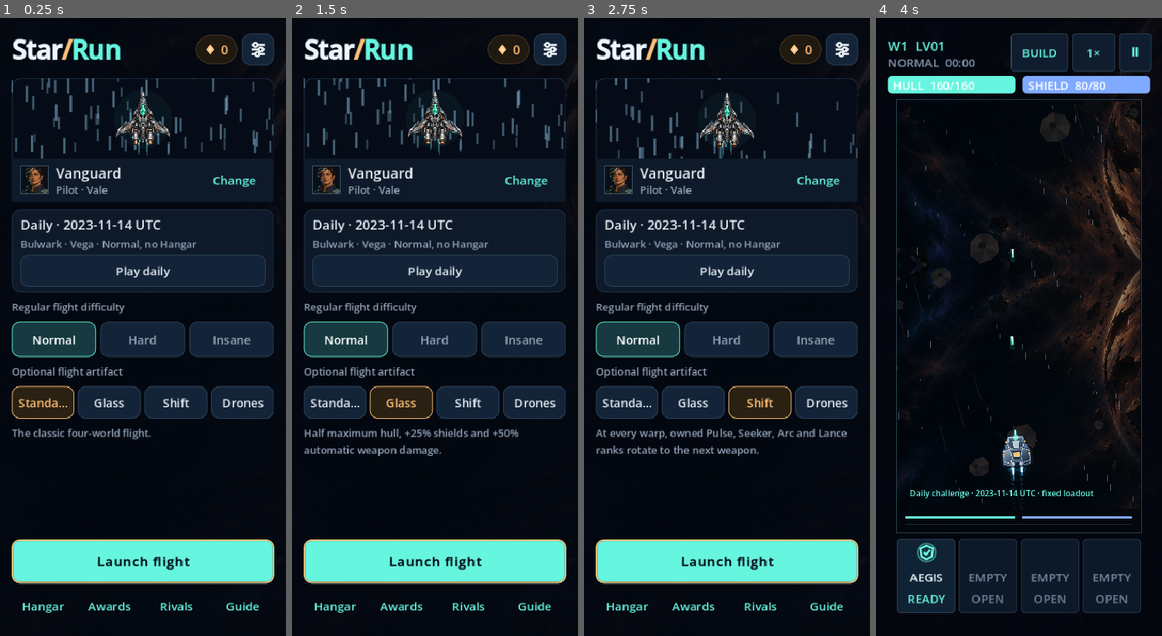
Above: before the commit, frames 1-4 (left to right).
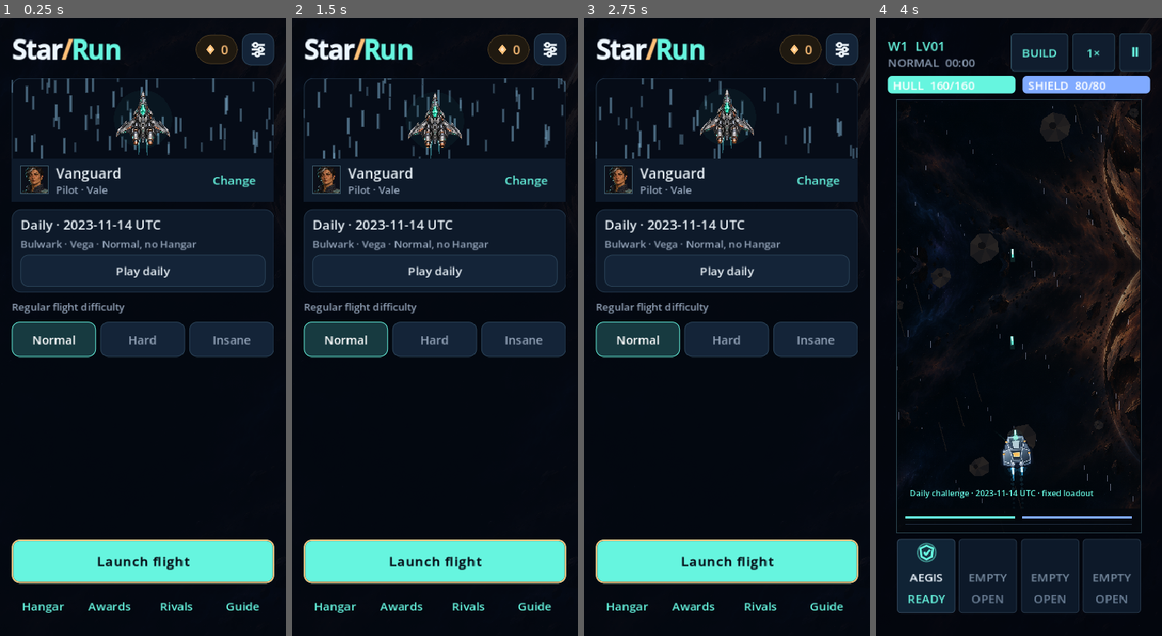
Above: after the commit, the same moments.

Repository: killjoy00/StarRun
Game: Godot game, scene res://scenes/main.tscn
Same seed, same stepped clock (60 frames per second), same inputs: the game is played once before the commit and once after it.
Inputs (mouse positions are in pixels of both pictures, inside the frame that each line leads up to):
- Up to frame 1 (0.25 s): no input
- Up to frame 2 (1.5 s): click (334, 401) at 0.5 s, where only the run before the commit has a clickable "Standard"; click (400, 401) at 1.25 s, where only the run before the commit has a clickable "Glass"
- Up to frame 3 (2.75 s): click (761, 401) at 2 s, where only the run before the commit has a clickable "Shift"
- Up to frame 4 (4 s): click (1119, 401) at 2.75 s, where only the run before the commit has a clickable "Drones"; click "Play daily" at 3.5 s

The runs differ from the first frame. In frame 1, 5.3% of the frame differs, in the area x 4-96%, y 56-69%; in frame 2, 7.8%, in the area x 4-96%, y 9-71%; in frame 3, 7.8%; in frame 4, less than 0.1%.

Commit message:
ui: move Artifacts from crowded title row into full-width loadout cards

Diff:
--- a/scripts/main.gd
+++ b/scripts/main.gd
@@ -660,12 +660,15 @@
 
 ## A full screen: header on top, body in the middle, actions pinned to the bottom
 ## where a thumb reaches them.
-func _page(alpha: float = 1.0, scroll: bool = true, width: float = 520.0) -> Dictionary:
+func _page(alpha: float = 1.0, scroll: bool = true, width: float = 520.0, phone_margin: float = 16.0) -> Dictionary:
 	_clear_overlay()
 	_backdrop(alpha)
 	var screen := get_viewport_rect().size
 	var inset := _insets()
-	var w := minf(width, screen.x - 32.0)
+	# Critical choice screens use 24pt phone gutters rather than the normal
+	# 16pt; never let text or buttons graze a screen edge.
+	var side_margin := phone_margin if _compact_ui() else 16.0
+	var w := minf(width, maxf(1.0, screen.x - side_margin * 2.0))
 	var frame := VBoxContainer.new()
 	frame.position = Vector2((screen.x - w) * 0.5, float(inset.top) + 4.0)
 	var reserved_ad_height := 64.0 if ad_banner_visible and mode in ["menu", "results"] else 0.0
@@ -1016,7 +1019,7 @@
 	Kit.label(names, "Pilot · " + _name_part(pilot.name, 0), 14, Kit.MUTED)
 	var change_button := _ui_button(loadout_row, "Change", _open_loadout.bind("menu"), "ghost", 44)
 	change_button.name = "ChangeLoadout"
-	change_button.tooltip_text = "Choose ship or pilot"
+	change_button.tooltip_text = "Choose ship, pilot, or flight artifact"
 	change_button.size_flags_vertical = Control.SIZE_SHRINK_CENTER
 	# The Daily is the same UTC challenge and starting ship for every player.
 	var daily: Dictionary = Progress.daily_setup(Progress.utc_day())
@@ -1060,17 +1063,6 @@
 		segment.tooltip_text = _difficulty_text(str(id))
 		segment.pressed.connect(_set_difficulty.bind(str(id)))
 		segments.add_child(segment)
-	# Optional run-rule variants stay separate from the shared Daily flight.
-	Kit.label(body, "Optional flight artifact", 14, Kit.MUTED)
-	var artifact_row := HBoxContainer.new()
-	artifact_row.add_theme_constant_override("separation", 5)
-	body.add_child(artifact_row)
-	for option in [{"id":"standard","short":"Standard"},{"id":"glass_fleet","short":"Glass"},{"id":"arsenal_roulette","short":"Shift"},{"id":"drone_armada","short":"Drones"}]:
-		var selected: bool = str(profile.get("artifact","standard")) == str(option.id)
-		var artifact_button := _ui_button(artifact_row, str(option.short), _set_artifact.bind(str(option.id)), "amber" if selected else "secondary", 44, true)
-		artifact_button.name = "Artifact" + str(option.id).to_pascal_case()
-		artifact_button.tooltip_text = str(Catalog.artifact(str(option.id)).description)
-	Kit.label(body, str(Catalog.artifact(str(profile.get("artifact","standard"))).description), 14, Kit.MUTED, true)
 	# A short navigation rail stays above the thumb-reachable primary action.
 	var saved: Dictionary = services.read_save(Services.RUN)
 	var row := HBoxContainer.new()
@@ -1274,7 +1266,11 @@
 		return
 	profile.artifact = id
 	_save_profile()
-	_show_menu()
+	sound.play("card")
+	# Selecting an Artifact now happens in the loadout area, not on the title.
+	# Stay on the tab so all rule descriptions remain readable.
+	loadout_tab = "Artifacts"
+	_show_loadout()
 
 func _set_difficulty(id: String) -> void:
 	if id in Catalog.DIFFICULTIES and id != str(profile.get("difficulty", "normal")):
@@ -1541,15 +1537,34 @@
 	var prior: int = reading_scroll.scroll_vertical if mode == "loadout" and is_instance_valid(reading_scroll) else 0
 	mode = "loadout"
 	var view := _page(1.0, true, 560.0)
-	_page_header(view.top, "Next flight", "Ships & pilots", _loadout_back, true)
-	_tabs(view.top, ["Ships", "Pilots"], loadout_tab, _loadout_tab)
+	_page_header(view.top, "Next flight", "Flight loadout", _loadout_back, true)
+	_tabs(view.top, ["Ships", "Pilots", "Artifacts"], loadout_tab, _loadout_tab)
 	var body: VBoxContainer = view.body
-	var ships := loadout_tab == "Ships"
-	var entries: Array = Catalog.SHIPS if ships else Catalog.PILOTS
-	for entry in entries:
-		_loadout_card(body, entry, ships)
+	if loadout_tab == "Artifacts":
+		Kit.label(body, "Optional rules for regular flights. Daily Challenges always use Standard.", 16, Kit.MUTED, true)
+		for entry in Catalog.ARTIFACTS:
+			_artifact_card(body, entry)
+	else:
+		var ships := loadout_tab == "Ships"
+		var entries: Array = Catalog.SHIPS if ships else Catalog.PILOTS
+		for entry in entries:
+			_loadout_card(body, entry, ships)
 	_keep_scroll(reading_scroll, prior)
 	_focus(_ui_button(reading_footer, "Done", _loadout_back, "primary", 54, true))
+
+func _artifact_card(parent: Node, entry: Dictionary) -> void:
+	var id: String = str(entry.id)
+	var selected: bool = str(profile.get("artifact", "standard")) == id
+	var card := _tap_card(parent, _set_artifact.bind(id), Kit.AMBER, selected)
+	card.panel.name = "ArtifactOption" + id.to_pascal_case()
+	# Name and explanation occupy their own full-width rows. Never squeeze the
+	# complete word "Standard" (or long names) into four equal-width buttons.
+	Kit.caps(card.content, "SELECTED" if selected else "TAP TO SELECT", Kit.CYAN if selected else Kit.MUTED, 12)
+	var title := Kit.label(card.content, str(entry.name), 19, Color.WHITE, true)
+	title.name = "ArtifactTitle" + id.to_pascal_case()
+	title.custom_minimum_size.x = 0
+	title.add_theme_font_override("font", Kit.font(0, 0.45))
+	Kit.label(card.content, str(entry.description), 16, Kit.TEXT, true)
 
 func _loadout_card(parent: Node, entry: Dictionary, ships: bool) -> void:
 	var key := "ship" if ships else "pilot"
